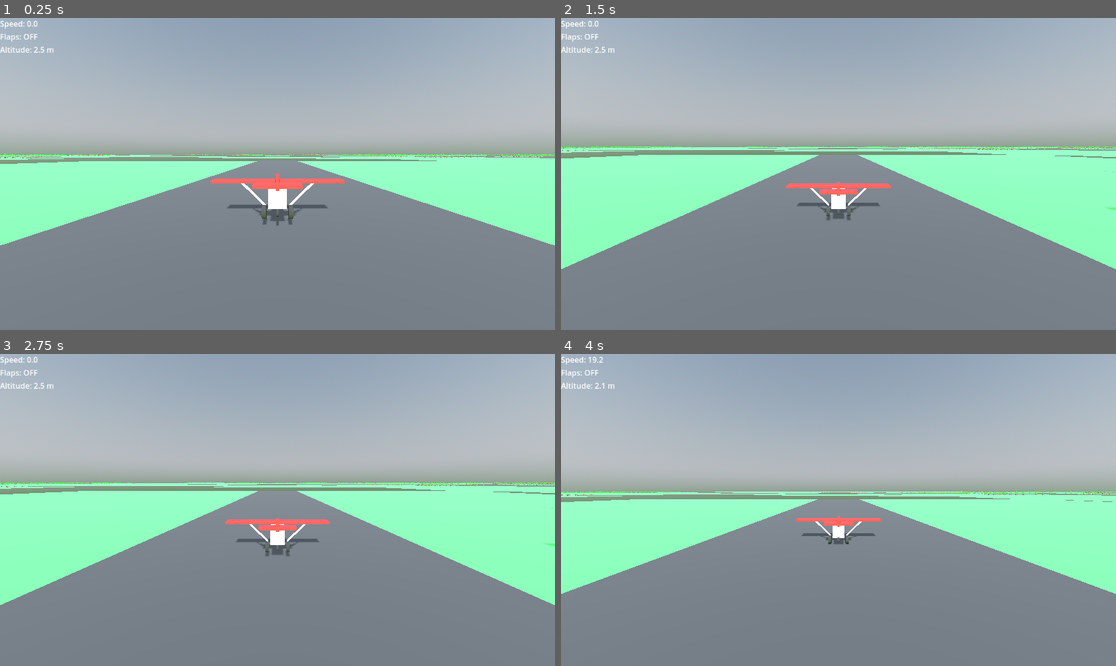
Above: before the commit, frames 1-4 (two rows, left to right).
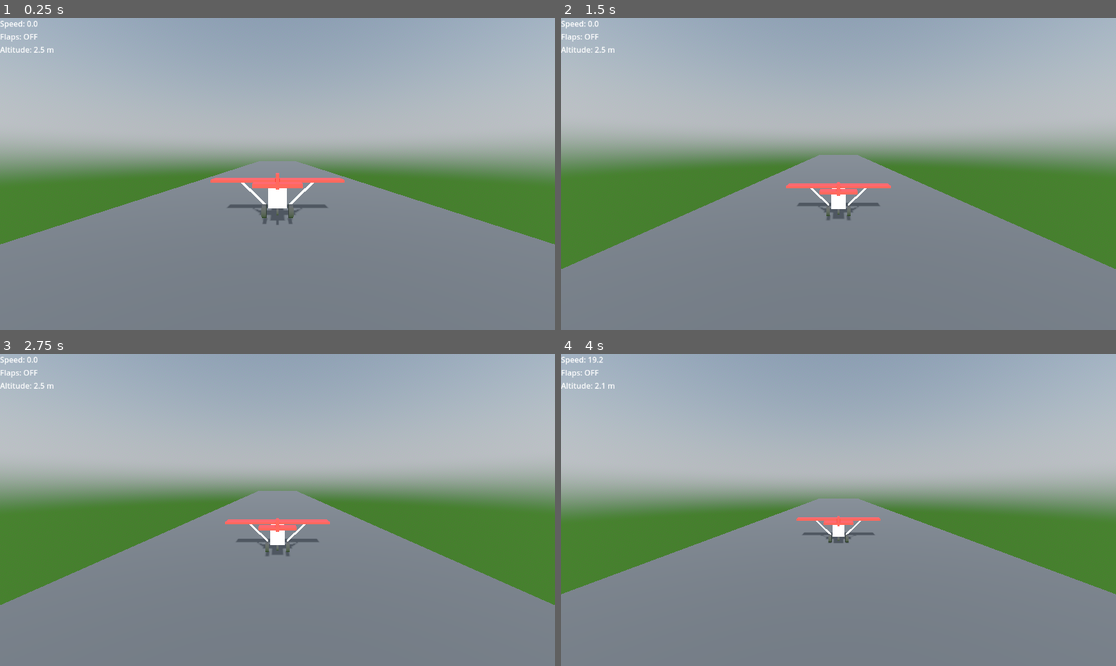
Above: after the commit, the same moments.

Repository: LucasHT22/be-my-copilot
Game: Godot game, scene res://scenes/main.tscn
The game is run twice, just before and just after one commit, with the same random seed, the same clock (stepped at 60 frames per second) and the same inputs.
Inputs:
- Up to frame 1 (0.25 s): no input
- Up to frame 2 (1.5 s): tap Enter (ui_accept) at 0.5, 0.77, 1.07 s; hold Right (ui_right) 0.53-1.28 s; hold Down (ui_down) from 1.28 s (still down)
- Up to frame 3 (2.75 s): tap Enter (ui_accept) at 1.52, 1.82, 2 s; release Down (ui_down) at 2.03 s; hold Right (ui_right) from 2.03 s (still down)
- Up to frame 4 (4 s): tap Enter (ui_accept) at 2.75, 3.02, 3.32, 3.77 s; release Right (ui_right) at 2.78 s; hold Up (ui_up) 2.78-3.53 s; hold Down (ui_down) from 3.53 s (still down)

The runs differ from the first frame. In frame 1, 14% of the frame differs, in the area x 0-100%, y 43-73%; in frame 2, 18%, in the area x 0-100%, y 41-81%; in frame 3, 18%; in frame 4, 16%.

Commit message:
chunk progress

Diff:
--- a/scenes/Chunk.gd
+++ b/scenes/Chunk.gd
@@ -33,22 +33,34 @@
 		generate_airport()
 
 func has_airport() -> bool:
-	return abs(chunk_coord.x) % 15 == 0 and abs(chunk_coord.y) % 15 == 0
+	return (chunk_coord.x * 73856093 ^ chunk_coord.y * 19349663) % 40 == 0
 
 func is_airport_zone(x: float, z: float) -> bool:
-	var cx = chunk_coord.x * SIZE + SIZE / 2
-	var cz = chunk_coord.y * SIZE + SIZE / 2
+	var cx = SIZE * 0.5
+	var cz = SIZE * 0.5
 	return Vector2(x, z).distance_to(Vector2(cx, cz)) < AIRPORT_RADIUS
 
 func get_biome() -> String:
-	var biome_noise = biome_noise.get_noise_2d(chunk_coord.x, chunk_coord.y)
-
-	if biome_noise < -0.3:
+	var elevation = height_noise.get_noise_2d(
+		chunk_coord.x * SIZE,
+		chunk_coord.y * SIZE
+	)
+
+	var moisture = biome_noise.get_noise_2d(
+		chunk_coord.x * 0.15,
+		chunk_coord.y * 0.15
+	)
+
+	if elevation < -0.15:
+		return "sea"
+
+	if moisture > 0.35:
 		return "forest"
-	elif biome_noise < 0.2:
-		return "forest"
-	else:
+
+	if moisture > 0.15:
 		return "plains"
+
+	return "dry"
 
 func should_generate_city() -> bool:
 	var v := biome_noise.get_noise_2d(
@@ -67,8 +79,36 @@
 		"forest":
 			generate_forest()
 		"plains":
+			generate_plains()
 			if should_generate_city():
 				generate_city()
+
+func generate_plains():
+	var plains := Node3D.new()
+	add_child(plains)
+
+	var tree_scene = preload("res://scenes/Tree.tscn")
+	var rng := RandomNumberGenerator.new()
+	rng.seed = hash(chunk_coord)
+
+	for i in range(80):
+		var x = rng.randf_range(0, SIZE)
+		var z = rng.randf_range(0, SIZE)
+
+		var wx = chunk_coord.x * SIZE + x
+		var wz = chunk_coord.y * SIZE + z
+
+		if is_airport_zone(x, z):
+			continue
+
+		var density = noise.get_noise_2d(wx * 0.015, wz * 0.015)
+		if density < 0.35:
+			continue
+
+		var tree = tree_scene.instantiate()
+		tree.position = Vector3(x, 0, z)
+		tree.scale *= rng.randf_range(0.7, 1.2)
+		plains.add_child(tree)
 
 func generate_ground():
 	var ground := StaticBody3D.new()
@@ -78,6 +118,7 @@
 	var plane := PlaneMesh.new()
 	plane.size = Vector2(SIZE, SIZE)
 	mesh.mesh = plane
+	mesh.rotation_degrees.x = -90
 
 	var wx = chunk_coord.x * SIZE
 	var wz = chunk_coord.y * SIZE
@@ -102,62 +143,68 @@
 
 func generate_city():
 	var city := Node3D.new()
-	city.name = "City"
 	add_child(city)
 
 	var building_scene := preload("res://scenes/Terminal.tscn")
 	var rng := RandomNumberGenerator.new()
 	rng.seed = hash(chunk_coord)
 
-	for x in range(40, SIZE - 40, 40):
-		for z in range(40, SIZE - 40, 40):
+	var block_size = 40
+
+	for x in range(block_size, SIZE - block_size, block_size):
+		for z in range(block_size, SIZE - block_size, block_size):
 			var wx = chunk_coord.x * SIZE + x
 			var wz = chunk_coord.y * SIZE + z
 
 			if is_airport_zone(wx, wz):
 				continue
 
-			if rng.randf() < 0.6:
+			if rng.randf() < 0.5:
 				continue
 
 			var b = building_scene.instantiate()
 			b.position = Vector3(x, 0, z)
 			b.scale = Vector3(
-				rng.randf_range(0.8, 1.3),
-				rng.randf_range(1.0, 4.0),
-				rng.randf_range(0.8, 1.3)
+				rng.randf_range(0.9, 1.4),
+				rng.randf_range(1.2, 6.0),
+				rng.randf_range(0.9, 1.4)
 			)
 			city.add_child(b)
 
 func generate_forest():
 	var forest := Node3D.new()
-	forest.name = "Forest"
 	add_child(forest)
 
 	var tree_scene = preload("res://scenes/Tree.tscn")
 	var rng := RandomNumberGenerator.new()
 	rng.seed = hash(chunk_coord)
 
-	for x in range(0, SIZE, 10):
-		for z in range(0, SIZE, 10):
-			var wx = chunk_coord.x * SIZE + x
-			var wz = chunk_coord.y * SIZE + z
-
-			if is_airport_zone(wx, wz):
-				continue
-
-			var cluster = noise.get_noise_2d(wx, wz)
-			if cluster > 0.25:
-				var tree = tree_scene.instantiate()
-				tree.position = Vector3(x, 0, z)
-				tree.scale *= rng.randf_range(0.9, 1.4)
-				forest.add_child(tree)
+	for i in range(300):
+		var x = rng.randf_range(0, SIZE)
+		var z = rng.randf_range(0, SIZE)
+
+		var wx = chunk_coord.x * SIZE + x
+		var wz = chunk_coord.y * SIZE + z
+
+		if is_airport_zone(wx, wz):
+			continue
+
+		var density = noise.get_noise_2d(wx * 0.02, wz * 0.02)
+		if density < 0.2:
+			continue
+
+		var tree = tree_scene.instantiate()
+		tree.position = Vector3(x, 0, z)
+		tree.scale *= rng.randf_range(0.8, 1.6)
+		forest.add_child(tree)
 
 func generate_sea():
 	var water := MeshInstance3D.new()
 	var plane := PlaneMesh.new()
 	plane.size = Vector2(SIZE, SIZE)
 	water.mesh = plane
+	water.rotation_degrees.x = -90
+	water.position.y = -3
 
 	var mat := StandardMaterial3D.new()
 	mat.albedo_color = Color(0.1, 0.35, 0.75)
@@ -170,5 +217,9 @@
 func generate_airport():
 	var airport_scene = preload("res://scenes/Airport.tscn")
 	var airport = airport_scene.instantiate()
-	airport.position = Vector3(SIZE / 2, 0, SIZE / 2)
+	var h = height_noise.get_noise_2d(
+		chunk_coord.x * SIZE,
+		chunk_coord.y * SIZE
+	) * 20.0
+	airport.position = Vector3(SIZE * 0.5, h, SIZE * 0.5)
 	add_child(airport)
--- a/scenes/World.gd
+++ b/scenes/World.gd
@@ -1,46 +1,39 @@
 extends Node3D
 
-@export var plane: Node3D
+@export var player: Node3D
+@export var chunk_scene: PackedScene
+@export var view_distance := 2
+
 const CHUNK_SIZE := 256
-const VIEW_DISTANCE := 8
-
 var chunks := {}
-var chunk_scene := preload("res://scenes/Chunk.tscn")
-
-func world_to_chunk(pos: Vector3) -> Vector2i:
-	return Vector2i(
-		floor(pos.x / CHUNK_SIZE),
-		floor(pos.z / CHUNK_SIZE)
-	)
 
 func _process(_delta):
-	if plane == null:
+	if player == null:
 		return
 
-	var center = world_to_chunk(plane.global_position)
+	var player_chunk = get_player_chunk()
 
-	for x in range(center.x - VIEW_DISTANCE, center.x + VIEW_DISTANCE + 1):
-		for z in range(center.y - VIEW_DISTANCE, center.y + VIEW_DISTANCE + 1):
-			var coord = Vector2i(x, z)
-			if not chunks.has(coord):
-				load_chunk(coord)
+	for x in range(
+		player_chunk.x - view_distance,
+		player_chunk.x + view_distance + 1
+	):
+		for z in range(
+			player_chunk.y - view_distance,
+			player_chunk.y + view_distance + 1
+		):
+			var key = Vector2i(x, z)
+			if not chunks.has(key):
+				spawn_chunk(key)
 
-	unload_far_chunks(center)
-
-func load_chunk(coord: Vector2i):
+func spawn_chunk(coord: Vector2i):
 	var chunk = chunk_scene.instantiate()
-	$Chunks.add_child(chunk)
 	chunk.generate(coord)
+	add_child(chunk)
 	chunks[coord] = chunk
 
-func unload_far_chunks(center: Vector2i):
-	for coord in chunks.keys():
-		if abs(coord.x - center.x) > VIEW_DISTANCE + 1 \
-		or abs(coord.y - center.y) > VIEW_DISTANCE + 1:
-			chunks[coord].queue_free()
-			chunks.erase(coord)
-
-func _ready():
-	var airport = preload("res://scenes/Airport.tscn").instantiate()
-	airport.position = Vector3.ZERO
-	add_child(airport)
+func get_player_chunk() -> Vector2i:
+	var p = player.global_position
+	return Vector2i(
+		floor(p.x / CHUNK_SIZE),
+		floor(p.z / CHUNK_SIZE)
+	)
--- a/scenes/main.tscn
+++ b/scenes/main.tscn
@@ -6,6 +6,18 @@
 [ext_resource type="Script" path="res://scenes/World.gd" id="4_61m14"]
 [ext_resource type="PackedScene" uid="uid://bmx83wcjvrkap" path="res://scenes/Chunk.tscn" id="5_64ru0"]
 [ext_resource type="PackedScene" uid="uid://bf6g6txx13nlm" path="res://scenes/Airport.tscn" id="7_hqcs0"]
+
+[sub_resource type="PhysicalSkyMaterial" id="PhysicalSkyMaterial_551yn"]
+ground_color = Color(0.101961, 0.4, 0.0352941, 1)
+
+[sub_resource type="Sky" id="Sky_lcqjs"]
+sky_material = SubResource("PhysicalSkyMaterial_551yn")
+
+[sub_resource type="Environment" id="Environment_qiyvi"]
+background_mode = 2
+background_energy_multiplier = 6.88
+sky = SubResource("Sky_lcqjs")
+ssao_enabled = true
 
 [sub_resource type="StandardMaterial3D" id="StandardMaterial3D_6mcdo"]
 
@@ -52,73 +64,7 @@
 
 [sub_resource type="BoxMesh" id="BoxMesh_ecrc7"]
 
-[sub_resource type="PhysicalSkyMaterial" id="PhysicalSkyMaterial_551yn"]
-ground_color = Color(0.101961, 0.4, 0.0352941, 1)
-
-[sub_resource type="Sky" id="Sky_lcqjs"]
-sky_material = SubResource("PhysicalSkyMaterial_551yn")
-
-[sub_resource type="Environment" id="Environment_qiyvi"]
-background_mode = 2
-background_energy_multiplier = 6.88
-sky = SubResource("Sky_lcqjs")
-ssao_enabled = true
-
 [node name="Main" type="Node3D"]
-
-[node name="Airplane" type="CharacterBody3D" parent="."]
-script = ExtResource("1_3b1u5")
-
-[node name="Body" type="MeshInstance3D" parent="Airplane"]
-transform = Transform3D(0.8, 0, 0, 0, 0.8, 0, 0, 0, 2.5, 0, 0, 0)
-material_override = SubResource("StandardMaterial3D_6mcdo")
-mesh = SubResource("BoxMesh_o7i8t")
-
-[node name="WingLeft" type="MeshInstance3D" parent="Airplane"]
-transform = Transform3D(3, 0, 0, 0, 0.15, 0, 0, 0, 0.8, -1.6, 0.6, -0.2)
-material_override = SubResource("StandardMaterial3D_1dj4r")
-mesh = SubResource("BoxMesh_ku4hh")
-
-[node name="WingRight" type="MeshInstance3D" parent="Airplane"]
-transform = Transform3D(3, 0, 0, 0, 0.15, 0, 0, 0, 0.8, 1.6, 0.6, -0.2)
-material_override = SubResource("StandardMaterial3D_uogxw")
-mesh = SubResource("BoxMesh_ku4hh")
-
-[node name="VerticalStabilizer" type="MeshInstance3D" parent="Airplane"]
-transform = Transform3D(0.15, 0, 0, 0, 0.6, 0, 0, 0, 0.7, 0, 0.75, 1.3)
-material_override = SubResource("StandardMaterial3D_kx3v6")
-mesh = SubResource("BoxMesh_uj8r1")
-
-[node name="StrutLeft" type="MeshInstance3D" parent="Airplane"]
-transform = Transform3D(0.0707107, -1.20208, 0, 0.0707107, 1.20208, 0, 0, 0, 0.1, -1.2, 0, -0.2)
-mesh = SubResource("BoxMesh_dv5on")
-
-[node name="StrutRight" type="MeshInstance3D" parent="Airplane"]
-transform = Transform3D(0.0707107, 1.20208, 0, -0.0707107, 1.20208, 0, 0, 0, 0.1, 1.2, 0, -0.2)
-mesh = SubResource("BoxMesh_dv5on")
-
-[node name="WheelLeft" type="MeshInstance3D" parent="Airplane"]
-transform = Transform3D(-4.37114e-08, 1, -4.37114e-08, 0, -4.37114e-08, -1, -1, -4.37114e-08, 1.91069e-15, -0.6, -0.7, 0.6)
-material_override = SubResource("StandardMaterial3D_t6rl8")
-mesh = SubResource("CylinderMesh_riumo")
-
-[node name="WheelRight" type="MeshInstance3D" parent="Airplane"]
-transform = Transform3D(-4.37114e-08, 1, -4.37114e-08, 0, -4.37114e-08, -1, -1, -4.37114e-08, 1.91069e-15, 0.6, -0.7, 0.6)
-material_override = SubResource("StandardMaterial3D_flgbh")
-mesh = SubResource("CylinderMesh_riumo")
-
-[node name="WheelTail" type="MeshInstance3D" parent="Airplane"]
-transform = Transform3D(-2.18557e-08, 0.5, -2.18557e-08, 0, -2.18557e-08, -0.5, -0.5, -2.18557e-08, 9.55343e-16, 0, -0.5, 1.4)
-material_override = SubResource("StandardMaterial3D_ip1o6")
-mesh = SubResource("CylinderMesh_5axt3")
-
-[node name="CollisionShape3D" type="CollisionShape3D" parent="Airplane"]
-shape = SubResource("CapsuleShape3D_nvspu")
-
-[node name="HorizontalStabilizer" type="MeshInstance3D" parent="Airplane"]
-transform = Transform3D(2, 0, 0, 0, 0.15, 0, 0, 0, 0.71, 0, 0.6, 1.3)
-material_override = SubResource("StandardMaterial3D_k2g4y")
-mesh = SubResource("BoxMesh_ecrc7")
 
 [node name="DirectionalLight3D" type="DirectionalLight3D" parent="."]
 transform = Transform3D(1, 0, 0, 0, 0.858065, 0.513541, 0, -0.513541, 0.858065, 0, 0, 0)
@@ -130,11 +76,11 @@
 
 [node name="Camera3D" type="Camera3D" parent="." node_paths=PackedStringArray("airplane")]
 script = ExtResource("4_3rj1l")
-airplane = NodePath("../Airplane")
+airplane = NodePath("../World/Airplane")
 
 [node name="HUD" type="CanvasLayer" parent="."]
 script = ExtResource("3_73tfw")
-plane = NodePath("../Airplane")
+plane = NodePath("../World/Airplane")
 
 [node name="VBoxContainer" type="VBoxContainer" parent="HUD"]
 offset_right = 40.0
@@ -153,11 +99,64 @@
 [node name="AltitudeLabel" type="Label" parent="HUD/VBoxContainer"]
 layout_mode = 2
 
-[node name="World" type="Node3D" parent="." node_paths=PackedStringArray("plane")]
+[node name="World" type="Node3D" parent="."]
 script = ExtResource("4_61m14")
-plane = NodePath("../Airplane")
 
 [node name="Chunks" type="Node3D" parent="World"]
+
+[node name="Airplane" type="CharacterBody3D" parent="World"]
+script = ExtResource("1_3b1u5")
+
+[node name="Body" type="MeshInstance3D" parent="World/Airplane"]
+transform = Transform3D(0.8, 0, 0, 0, 0.8, 0, 0, 0, 2.5, 0, 0, 0)
+material_override = SubResource("StandardMaterial3D_6mcdo")
+mesh = SubResource("BoxMesh_o7i8t")
+
+[node name="WingLeft" type="MeshInstance3D" parent="World/Airplane"]
+transform = Transform3D(3, 0, 0, 0, 0.15, 0, 0, 0, 0.8, -1.6, 0.6, -0.2)
+material_override = SubResource("StandardMaterial3D_1dj4r")
+mesh = SubResource("BoxMesh_ku4hh")
+
+[node name="WingRight" type="MeshInstance3D" parent="World/Airplane"]
+transform = Transform3D(3, 0, 0, 0, 0.15, 0, 0, 0, 0.8, 1.6, 0.6, -0.2)
+material_override = SubResource("StandardMaterial3D_uogxw")
+mesh = SubResource("BoxMesh_ku4hh")
+
+[node name="VerticalStabilizer" type="MeshInstance3D" parent="World/Airplane"]
+transform = Transform3D(0.15, 0, 0, 0, 0.6, 0, 0, 0, 0.7, 0, 0.75, 1.3)
+material_override = SubResource("StandardMaterial3D_kx3v6")
+mesh = SubResource("BoxMesh_uj8r1")
+
+[node name="StrutLeft" type="MeshInstance3D" parent="World/Airplane"]
+transform = Transform3D(0.0707107, -1.20208, 0, 0.0707107, 1.20208, 0, 0, 0, 0.1, -1.2, 0, -0.2)
+mesh = SubResource("BoxMesh_dv5on")
+
+[node name="StrutRight" type="MeshInstance3D" parent="World/Airplane"]
+transform = Transform3D(0.0707107, 1.20208, 0, -0.0707107, 1.20208, 0, 0, 0, 0.1, 1.2, 0, -0.2)
+mesh = SubResource("BoxMesh_dv5on")
+
+[node name="WheelLeft" type="MeshInstance3D" parent="World/Airplane"]
+transform = Transform3D(-4.37114e-08, 1, -4.37114e-08, 0, -4.37114e-08, -1, -1, -4.37114e-08, 1.91069e-15, -0.6, -0.7, 0.6)
+material_override = SubResource("StandardMaterial3D_t6rl8")
+mesh = SubResource("CylinderMesh_riumo")
+
+[node name="WheelRight" type="MeshInstance3D" parent="World/Airplane"]
+transform = Transform3D(-4.37114e-08, 1, -4.37114e-08, 0, -4.37114e-08, -1, -1, -4.37114e-08, 1.91069e-15, 0.6, -0.7, 0.6)
+material_override = SubResource("StandardMaterial3D_flgbh")
+mesh = SubResource("CylinderMesh_riumo")
+
+[node name="WheelTail" type="MeshInstance3D" parent="World/Airplane"]
+transform = Transform3D(-2.18557e-08, 0.5, -2.18557e-08, 0, -2.18557e-08, -0.5, -0.5, -2.18557e-08, 9.55343e-16, 0, -0.5, 1.4)
+material_override = SubResource("StandardMaterial3D_ip1o6")
+mesh = SubResource("CylinderMesh_5axt3")
+
+[node name="CollisionShape3D" type="CollisionShape3D" parent="World/Airplane"]
+shape = SubResource("CapsuleShape3D_nvspu")
+
+[node name="HorizontalStabilizer" type="MeshInstance3D" parent="World/Airplane"]
+transform = Transform3D(2, 0, 0, 0, 0.15, 0, 0, 0, 0.71, 0, 0.6, 1.3)
+material_override = SubResource("StandardMaterial3D_k2g4y")
+mesh = SubResource("BoxMesh_ecrc7")
 
 [node name="Chunk" parent="." instance=ExtResource("5_64ru0")]
 
